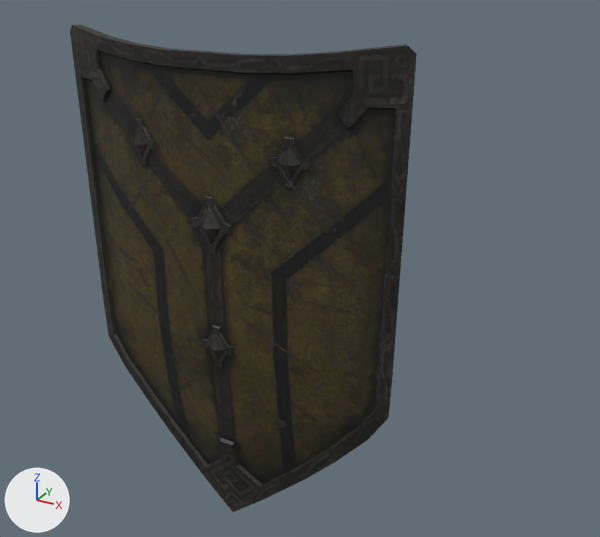
A saved change to the glTF model assets/models/sources/ITSH_SHIELD_A_WASP.glb.
Before and after are seen from a 50 mm camera at (0.669, -1.033, 0.751) aimed at (0.056, 0.082, 0.194). The axes (+X, +Y, +Z) are drawn at lower left. The lights are the same throughout. The older version comes first. Vertices at exactly the same position are counted once.

Objects in the first picture: 'ITSH_SHIELD_A_WASP'.
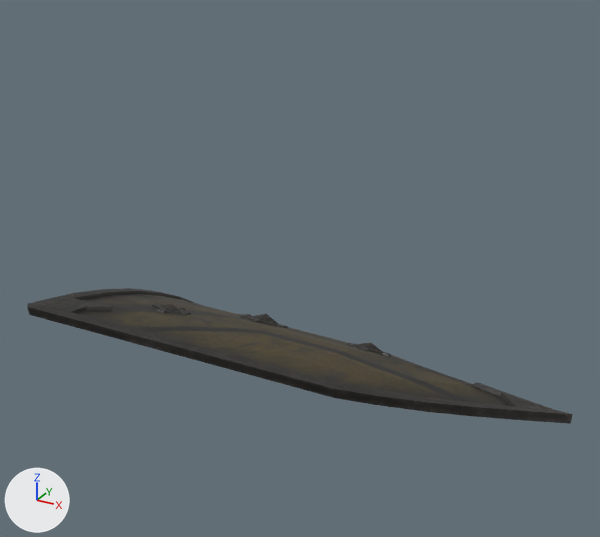
Changed parts and their boxes [x1, y1, x2, y2] in the pictures (600 x 537 px; the box of a moved part takes in the faces that stretch with it):
```json
{"object": "ITSH_SHIELD_A_WASP", "change": "reshaped", "before": [70, 25, 417, 512], "after": [27, 288, 573, 424], "on screen": "57% wider, 72% shorter"}
{"part": 1, "of": "me_zengin_046", "change": "moved or reshaped", "before": [129, 119, 156, 167], "after": [151, 304, 191, 315]}
{"part": 2, "of": "me_zengin_046", "change": "moved or reshaped", "before": [269, 137, 310, 190], "after": [239, 314, 251, 317], "on screen": "mostly hidden afterwards"}
{"part": 3, "of": "me_zengin_046", "change": "moved or reshaped", "before": [202, 325, 234, 368], "after": [348, 342, 391, 356]}
{"part": 4, "of": "me_zengin_046", "change": "added", "after": [27, 288, 573, 424]}
{"part": 5, "of": "me_zengin_046", "change": "added", "after": [241, 314, 288, 328]}
{"part": 6, "of": "me_zengin_046", "change": "deleted", "before": [70, 25, 417, 512]}
{"part": 7, "of": "me_zengin_046", "change": "deleted", "before": [191, 195, 233, 255]}
```

Edits to the scene script, one JSON object a line:
```json
{"block": "me_zengin_046", "where": "# used by ob_itsh_shield_a_wasp; location = (0.0, 0.0, 0.0)"}
{"op": "remove", "block": "me_zengin_046", "code": "me_zengin_046.from_pydata(...)  # 279 vertices, 482 faces; spans x -0.334..0.275, y -0.069..0.025, z -0.251..0.584"}
{"op": "add", "block": "me_zengin_046", "code": "me_zengin_046.from_pydata(...)  # 279 vertices, 482 faces; spans x -0.314..0.517, y -0.183..0.358, z -0.136..0.152"}
{"block": "me_zengin_046", "change": "me_zengin_046 part 1: the loose piece of 37 vertices spanning x -0.191..-0.13, y -0.046..-0.028, z 0.369..0.447 is multiplied about its middle by the matrix ((0.027, -0.016, -1.0), (0.873, -0.487, 0.031), (-0.487, -0.873, 0.001)), then moved by (0.015, 0.026, -0.297)"}
{"block": "me_zengin_046", "change": "me_zengin_046 part 2: the loose piece of 37 vertices spanning x 0.076..0.138, y -0.054..-0.038, z 0.376..0.454 is multiplied about its middle by the matrix ((0.027, -0.016, -1.0), (0.873, -0.487, 0.031), (-0.487, -0.873, 0.001)), then moved by (-0.253, 0.273, -0.427)"}
{"block": "me_zengin_046", "change": "me_zengin_046 part 3: the loose piece of 37 vertices spanning x -0.053..0.011, y -0.068..-0.053, z 0.053..0.13 is multiplied about its middle by the matrix ((0.027, -0.016, -1.0), (0.873, -0.486, 0.031), (-0.487, -0.874, 0.001)), then moved by (0.195, 0.173, -0.029)"}
{"block": "me_zengin_046", "change": "me_zengin_046 part 4: a new loose piece of 131 vertices spanning x -0.314..0.517, y -0.183..0.358, z -0.136..0.152, in mat_0013_shield_wasp_c (picture img_0013_shield_wasp_c)"}
{"block": "me_zengin_046", "change": "me_zengin_046 part 5: a new loose piece of 37 vertices spanning x -0.082..0.015, y 0.075..0.145, z 0.038..0.077, in mat_0013_shield_wasp_c (picture img_0013_shield_wasp_c)"}
{"block": "me_zengin_046", "change": "me_zengin_046 part 6: the loose piece of 131 vertices spanning x -0.334..0.275, y -0.056..0.025, z -0.251..0.584 is deleted"}
{"block": "me_zengin_046", "change": "me_zengin_046 part 7: the loose piece of 37 vertices spanning x -0.065..0.014, y -0.069..-0.05, z 0.251..0.348 is deleted"}
```
